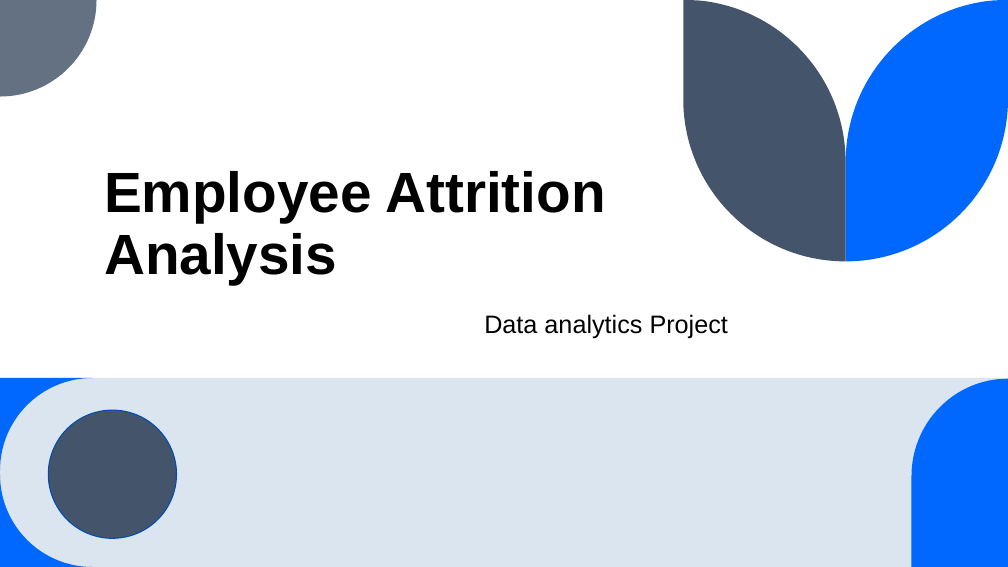
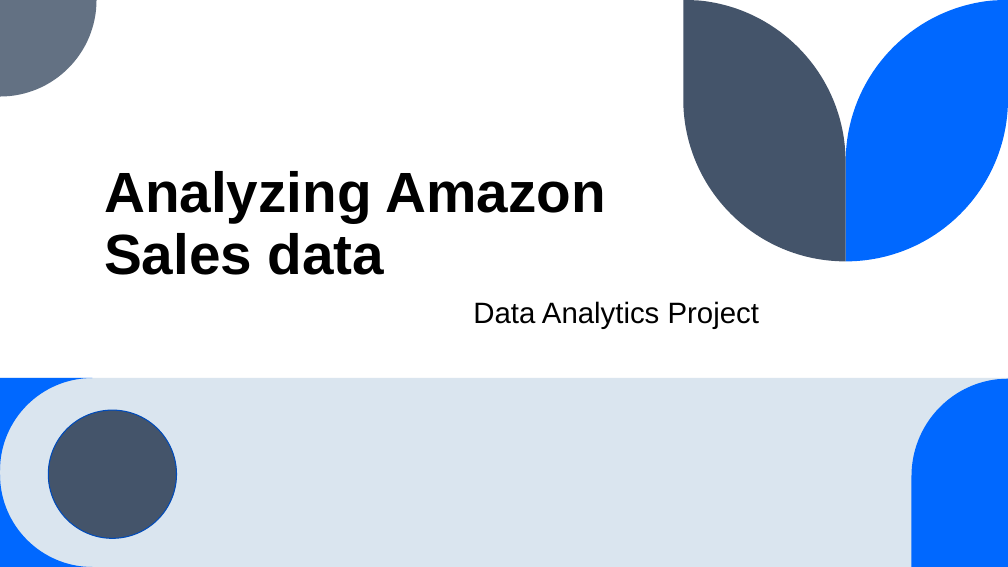
Before and after one commit to Sa-0ne4036/Unified-Mentor, a slide deck: slide 1 of Sample Report.pptx. Drawn at 1008x567 pixels with LibreOffice and Linux fonts; fonts in the diff are those of the drawing. Boxes give left, top, right and bottom in pixels: in the first picture for what was removed or moved away, otherwise in the second. Text is boxed around its words. In the diff, an @@ line names an element or a change of style, - is before the commit and + after.

```diff
--- a/Sample Report.pptx
+++ b/Sample Report.pptx
@@ title at (x1=104, y1=171, x2=605, y2=275): text changed @@
-Employee Attrition Analysis
+Analyzing Amazon Sales data
@@ text at (x1=473, y1=301, x2=759, y2=329): text changed; size 24 to 28 pt @@
-Data analytics Project
+Data Analytics Project
```
Also in this commit, not shown: 3 other slides changed, 1 slide added.
